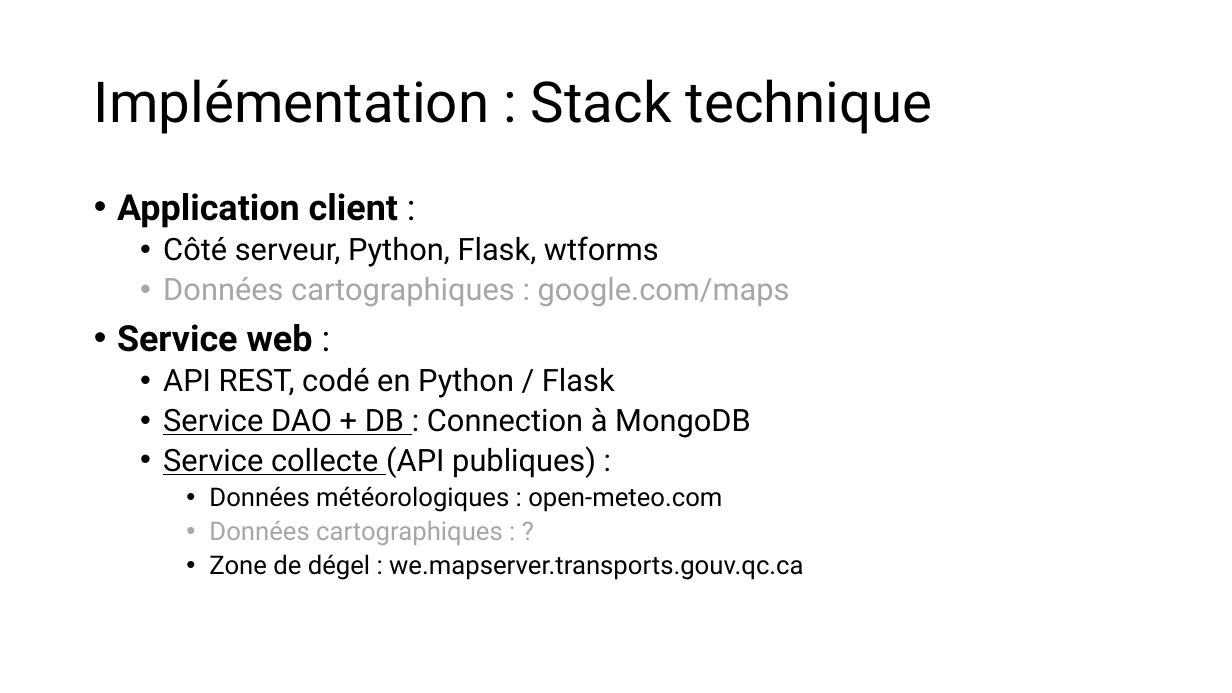
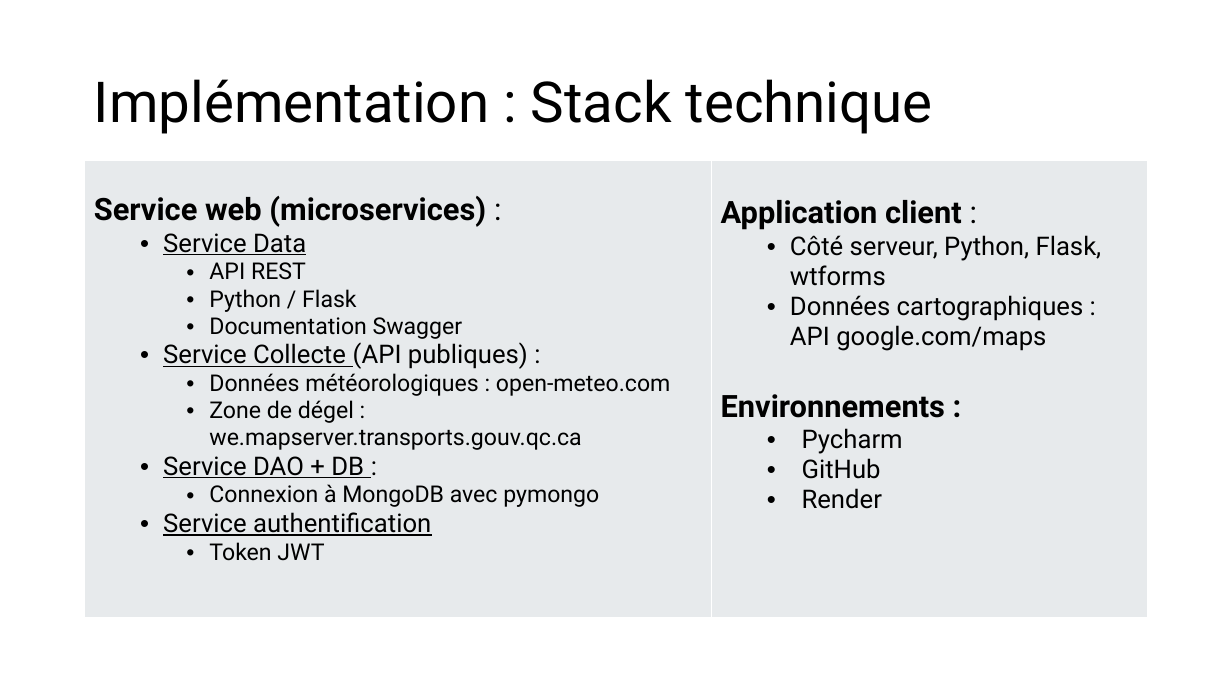
Before and after one commit to Anas-alt-del/Info-Sinistre-Auto, a slide deck: slide 4 of docs/présentation_tp_c56-c57.pptx. Drawn at 1232x693 pixels with LibreOffice and Linux fonts; fonts in the diff are those of the drawing. Boxes give left, top, right and bottom in pixels: in the first picture for what was removed or moved away, otherwise in the second. Text is boxed around its words. In the diff, an @@ line names an element or a change of style, - is before the commit and + after.

Commit message:
update présentation ppt

```diff
--- a/docs/présentation_tp_c56-c57.pptx
+++ b/docs/présentation_tp_c56-c57.pptx
@@ table added at [85,161,1148,617], 1 rows, 2 columns @@
+Service web (microservices) : / Service Data / API REST / Python / Flask / Documentation Swagger / Service Collecte (API publiques) : / Données météorologiques : open-meteo.com / Zone de dégel : we.mapserver.transports.gouv.qc.ca / Service DAO + DB : / Connexion à MongoDB avec pymongo / Service authentification / Token JWT | Application client : / Côté serveur, Python, Flask, wtforms / Données cartographiques : API google.com/maps / Environnements : / Pycharm / GitHub / Render
@@ text removed at [117,193,803,580] @@
-• Application client :
-  • Côté serveur, Python, Flask, wtforms
-  • Données cartographiques : google.com/maps
-• Service web :
-  • API REST, codé en Python / Flask
-  • Service DAO + DB : Connection à MongoDB
-  • Service collecte (API publiques) :
-    • Données météorologiques : open-meteo.com
-    • Données cartographiques : ?
-    • Zone de dégel : we.mapserver.transports.gouv.qc.ca
```
Also in this commit, not shown: 7 other slides changed, 3 other files.
